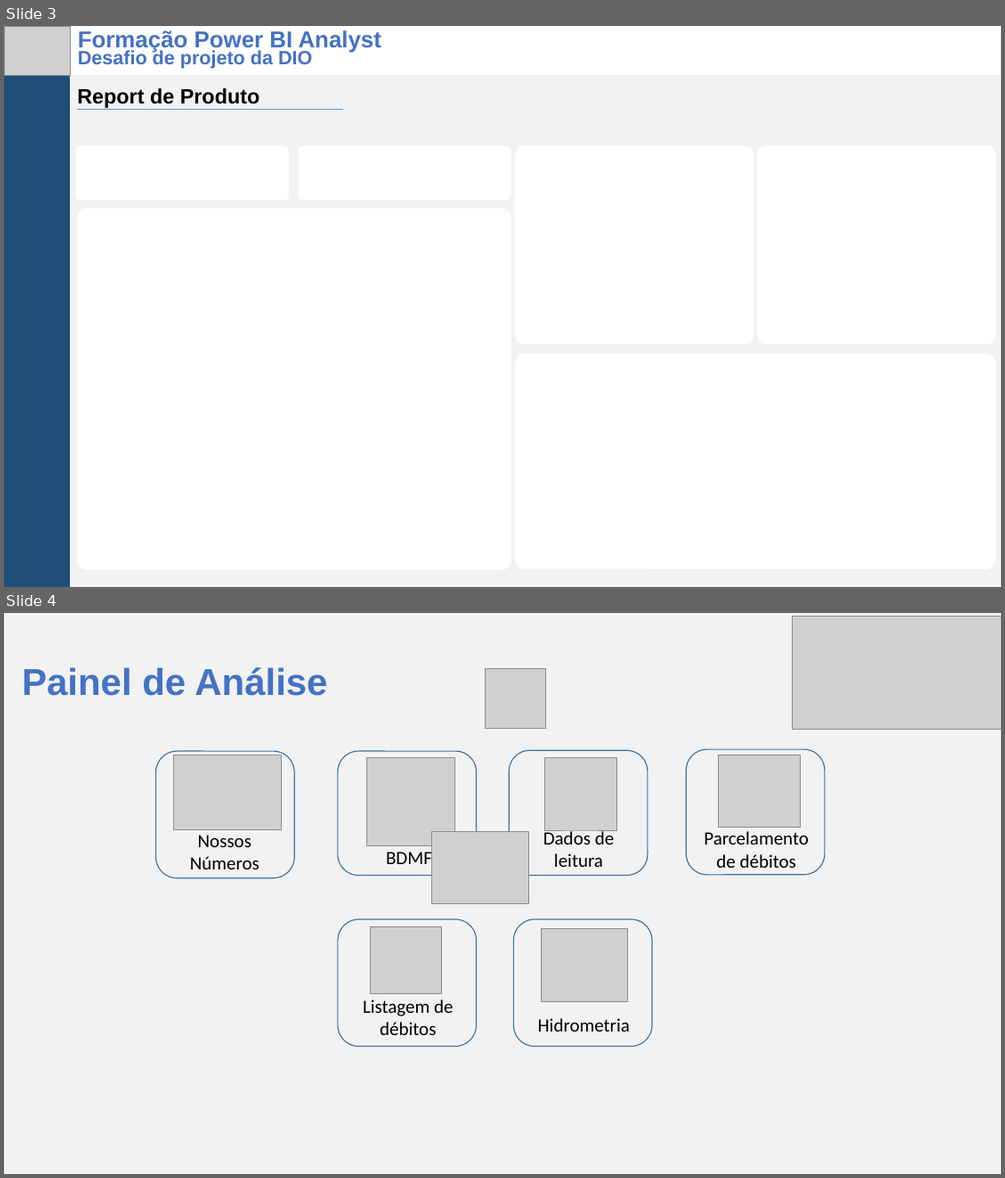
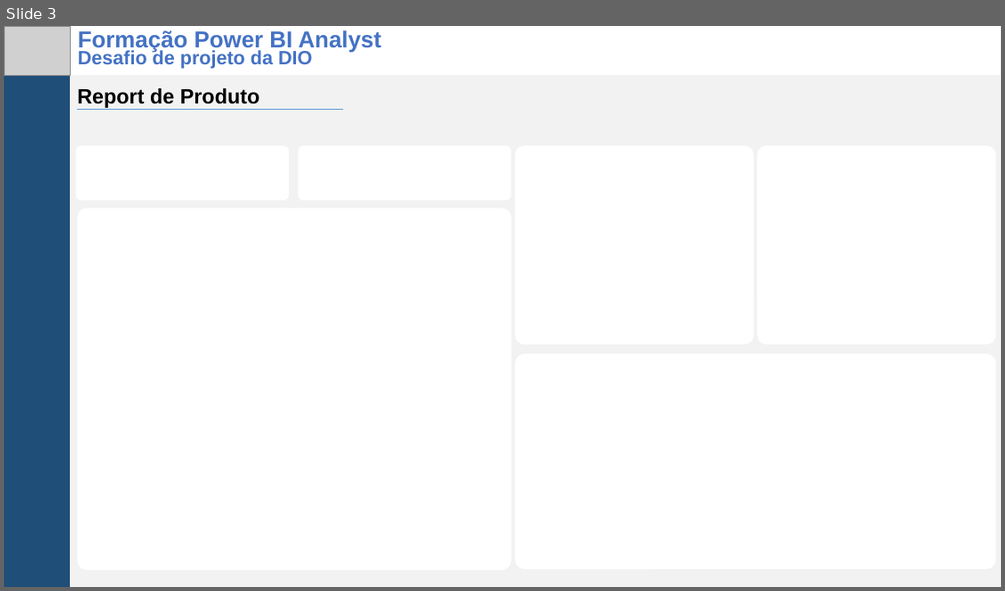
Before and after one commit to FredericoSander/Projetos_em_Power_BI, a slide deck: Criando um relatório de vendas elegante/Paineis/Painel interativo.pptx. Shown one above the other, each under a label of ours: slides 3 and 4 before the commit, slide 3 after it. The pictures are 1005x1178 and 1005x591 pixels, drawn with LibreOffice and Linux fonts; fonts in the diff are those of the drawing; grey boxes stand for pictures. Boxes give left, top, right and bottom in pixels: in the first picture for what was removed or moved away, otherwise in the second. Text is boxed around its words. In the diff, an @@ line names an element or a change of style, - is before the commit and + after.

Commit message:
Inserindo o projeto Analisando dados de um dashboard de vendas no Power BI

```diff
--- a/Criando um relatório de vendas elegante/Paineis/Painel interativo.pptx
+++ b/Criando um relatório de vendas elegante/Paineis/Painel interativo.pptx
@@ slide 4 removed at (x1=4, y1=613, x2=1001, y2=1174), background #F2F2F2 @@
@@ picture removed at (x1=793, y1=617, x2=1001, y2=730) @@
@@ text removed at (x1=22, y1=667, x2=327, y2=696) @@
-Painel de Análise
@@ picture removed at (x1=485, y1=668, x2=546, y2=729) @@
@@ rounded rectangle removed at (x1=156, y1=751, x2=294, y2=878) @@
@@ picture removed at (x1=173, y1=755, x2=281, y2=830) @@
@@ rounded rectangle removed at (x1=338, y1=751, x2=476, y2=876) @@
@@ picture removed at (x1=367, y1=757, x2=455, y2=845) @@
@@ rounded rectangle removed at (x1=509, y1=751, x2=647, y2=876) @@
@@ picture removed at (x1=544, y1=757, x2=617, y2=830) @@
@@ rounded rectangle removed at (x1=686, y1=749, x2=825, y2=875) @@
@@ picture removed at (x1=719, y1=755, x2=801, y2=827) @@
@@ text removed at (x1=190, y1=835, x2=259, y2=869) @@
-Nossos Números
@@ text removed at (x1=386, y1=848, x2=432, y2=869) @@
-BDMF
@@ picture removed at (x1=432, y1=831, x2=528, y2=904) @@
@@ text removed at (x1=543, y1=828, x2=614, y2=867) @@
-Dados de leitura
@@ text removed at (x1=704, y1=831, x2=809, y2=868) @@
-Parcelamento de débitos
@@ rounded rectangle removed at (x1=338, y1=919, x2=476, y2=1046) @@
@@ picture removed at (x1=371, y1=926, x2=442, y2=994) @@
@@ rounded rectangle removed at (x1=513, y1=919, x2=652, y2=1046) @@
@@ picture removed at (x1=542, y1=929, x2=628, y2=1001) @@
@@ text removed at (x1=363, y1=999, x2=453, y2=1035) @@
-Listagem de débitos
@@ text removed at (x1=538, y1=1018, x2=630, y2=1031) @@
-Hidrometria
```
Also in this commit, not shown: 1 other slide removed, 8 other files.
